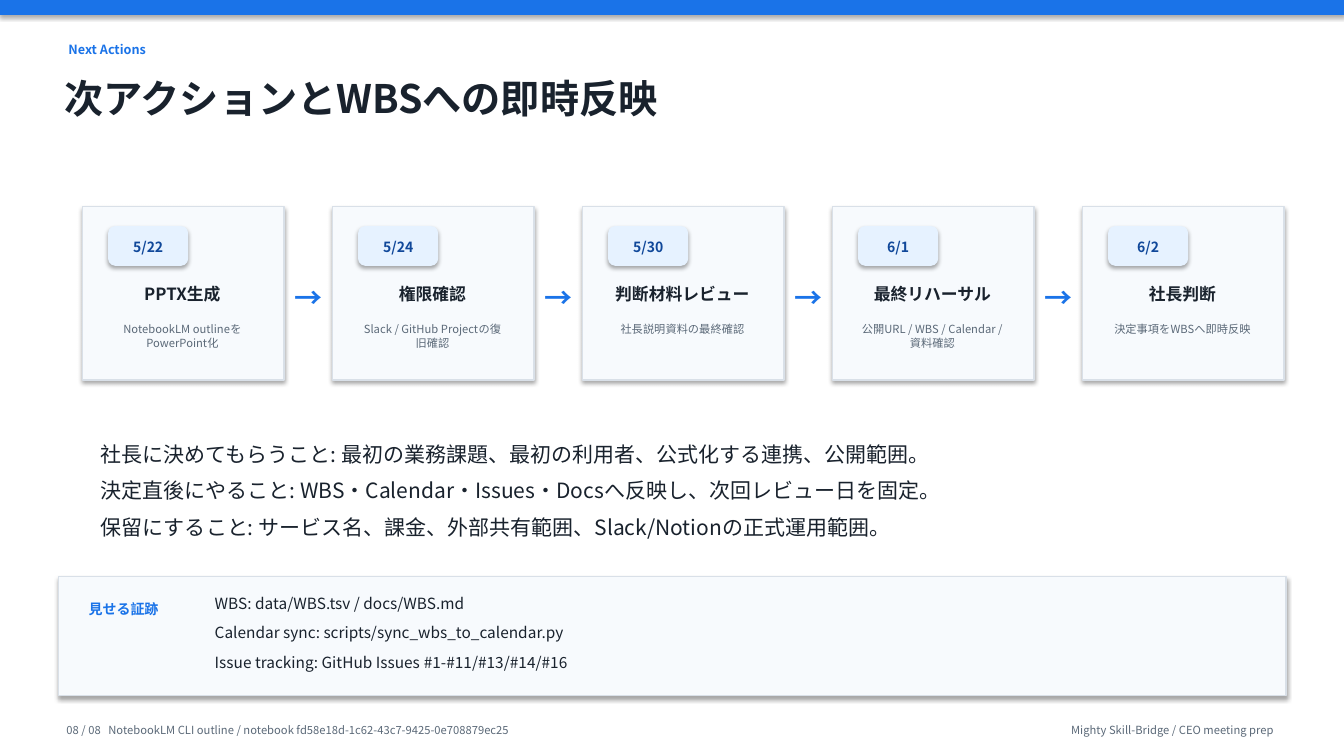
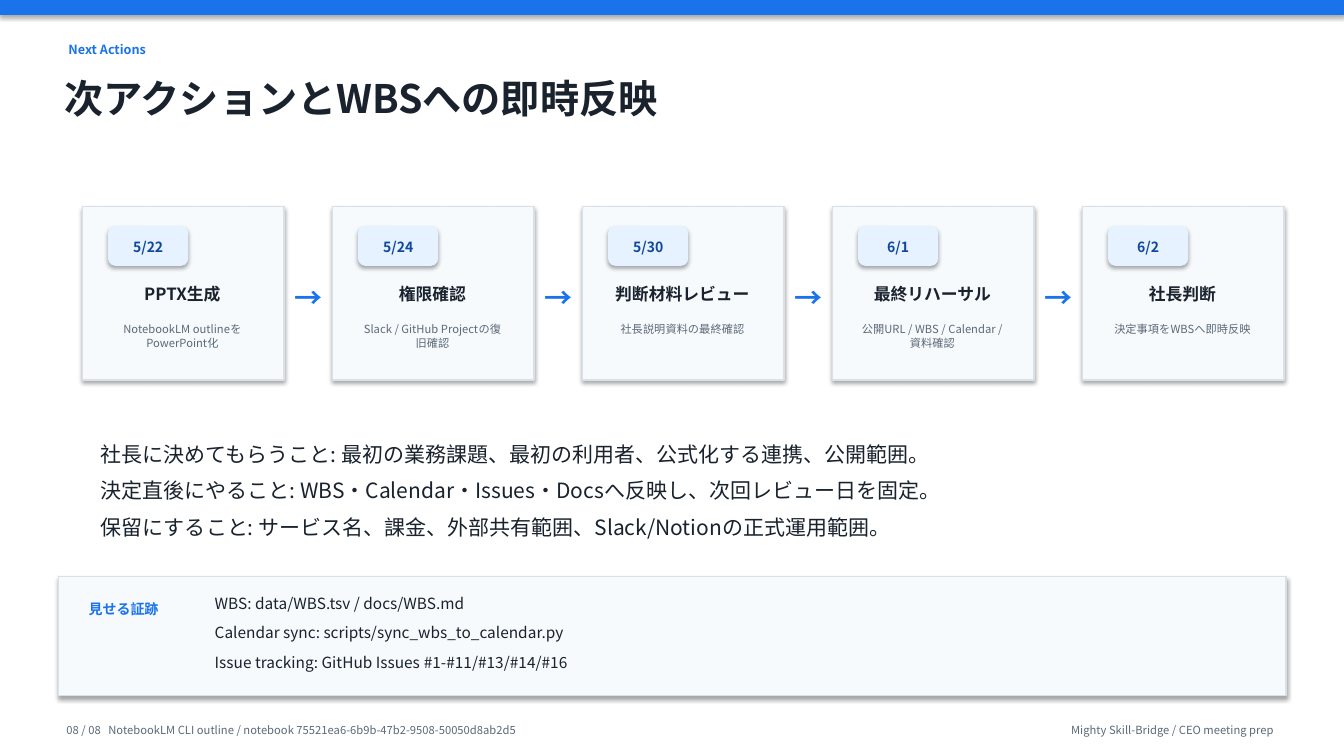
Before and after one commit to kanta13jp1/mighty-link-ai-connect, a slide deck: slide 8 of exports/knowledge_flow/mighty_skill_bridge_ceo_presentation_2026-06-02.pptx. Drawn at 1344x756 pixels with LibreOffice and Linux fonts; fonts in the diff are those of the drawing. Boxes give left, top, right and bottom in pixels: in the first picture for what was removed or moved away, otherwise in the second. Text is boxed around its words. In the diff, an @@ line names an element or a change of style, - is before the commit and + after.

```diff
--- a/exports/knowledge_flow/mighty_skill_bridge_ceo_presentation_2026-06-02.pptx
+++ b/exports/knowledge_flow/mighty_skill_bridge_ceo_presentation_2026-06-02.pptx
@@ text at <box>66,725,515,734</box>: text changed @@
-08 / 08 NotebookLM CLI outline / notebook fd58e18d-1c62-43c7-9425-0e708879ec25
+08 / 08 NotebookLM CLI outline / notebook 75521ea6-6b9b-47b2-9508-50050d8ab2d5
```
Also in this commit, not shown: 7 other slides changed, 28 other files.
